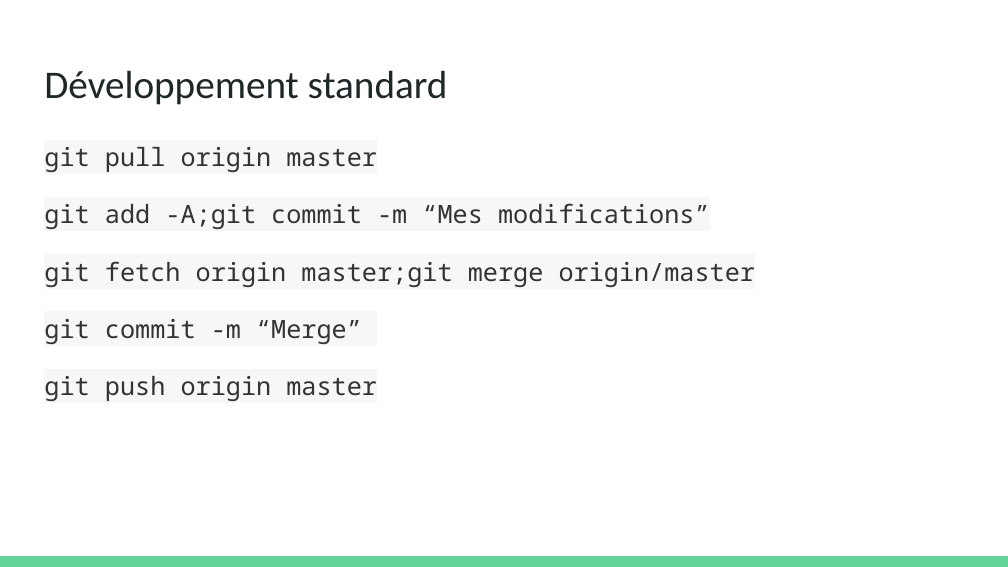
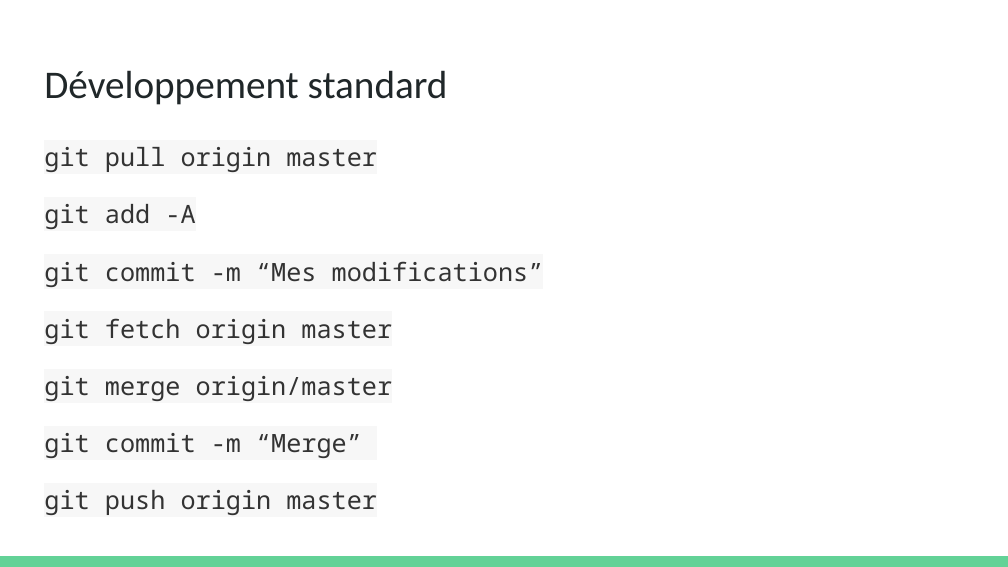
Before and after one commit to olivier-pitton/dant, a slide deck: slide 26 of git/Cours Git.pptx. Drawn at 1008x567 pixels with LibreOffice and Linux fonts; fonts in the diff are those of the drawing. Boxes give left, top, right and bottom in pixels: in the first picture for what was removed or moved away, otherwise in the second. Text is boxed around its words. In the diff, an @@ line names an element or a change of style, - is before the commit and + after.

```diff
--- a/git/Cours Git.pptx
+++ b/git/Cours Git.pptx
@@ text at [44, 147, 377, 515]: less space between paragraphs; more space between paragraphs @@
@@ text at [44, 204, 544, 401]: text changed @@
-git add -A;git commit -m “Mes modifications”
-git fetch origin master;git merge origin/master
+git add -A
+git commit -m “Mes modifications”
+git fetch origin master
+git merge origin/master
```
Also in this commit, not shown: 27 other slides changed, 1 other file.
